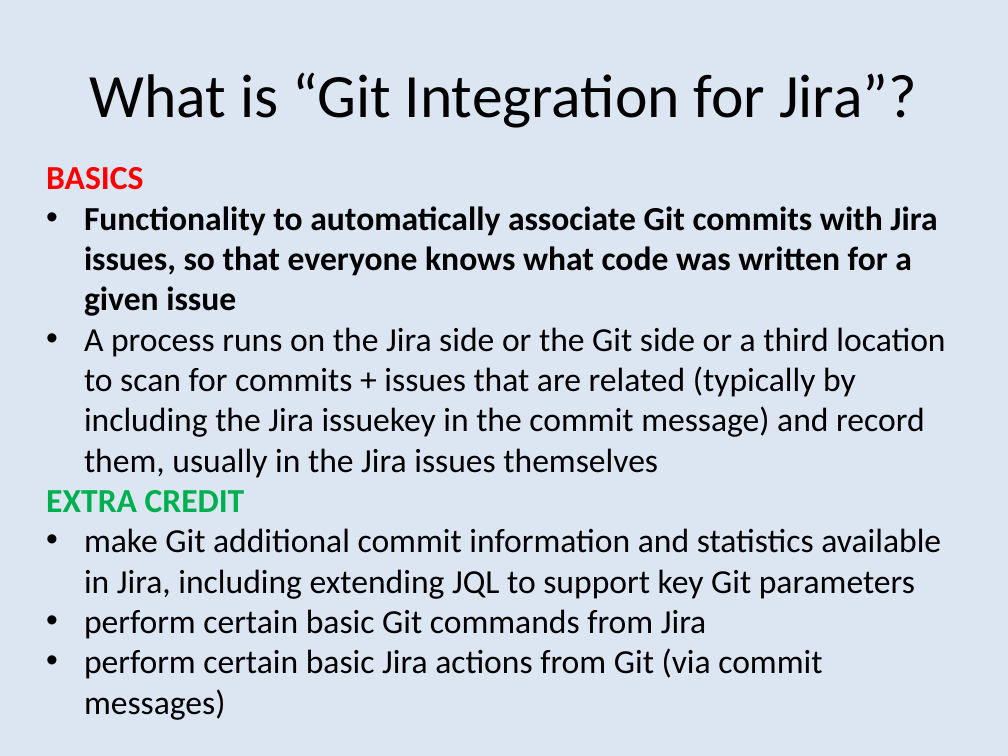
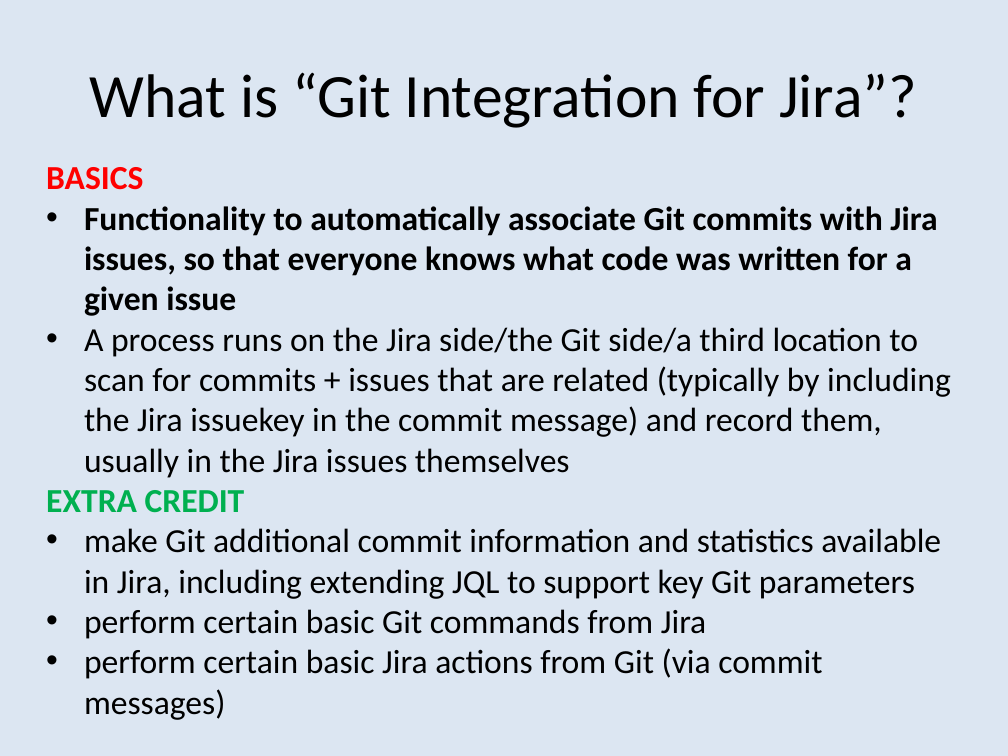
Before and after one commit to bobk/jirapresentations, a slide deck: slide 2 of Git Integration Options for Jira.pptx. Drawn at 1008x756 pixels with LibreOffice and Linux fonts; fonts in the diff are those of the drawing. Boxes give left, top, right and bottom in pixels: in the first picture for what was removed or moved away, otherwise in the second. Text is boxed around its words. In the diff, an @@ line names an element or a change of style, - is before the commit and + after.

Commit message:
JIRAGITHUB-3 additional changes

```diff
--- a/Git Integration Options for Jira.pptx
+++ b/Git Integration Options for Jira.pptx
@@ text at (84,327,951,478): text changed @@
-• A process runs on the Jira side or the Git side or a third location to scan for commits + issues that are related (typically by including the Jira issuekey in the commit message) and record them, usually in the Jira issues themselves
+• A process runs on the Jira side/the Git side/a third location to scan for commits + issues that are related (typically by including the Jira issuekey in the commit message) and record them, usually in the Jira issues themselves
```
